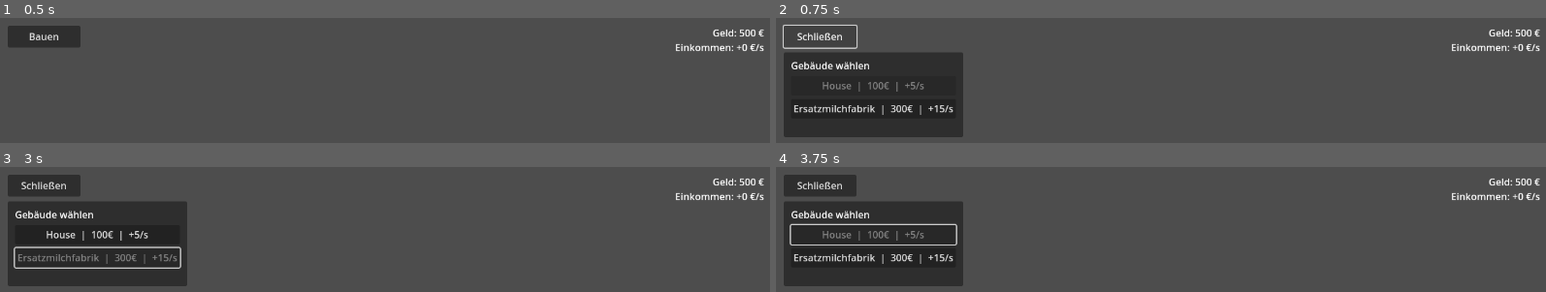
Above: before the commit, frames 1-4 (two rows, left to right).
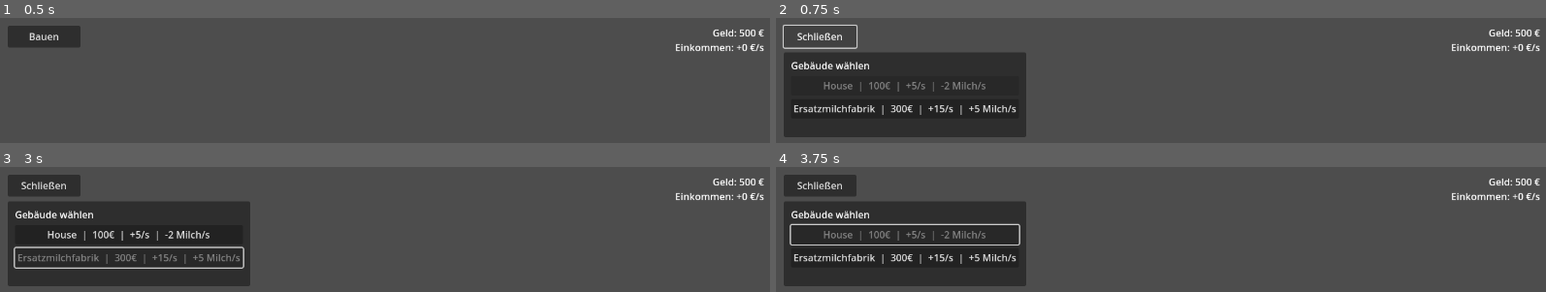
Above: after the commit, the same moments.

Repository: leonardwolf23-bot/vegangame
Game: Godot game, scene res://scenes/main.tscn
The game is run twice, just before and just after one commit, with the same random seed, the same clock (stepped at 60 frames per second) and the same inputs.
Inputs (mouse positions are in pixels of both pictures, inside the frame that each line leads up to):
- Up to frame 1 (0.5 s): no input
- Up to frame 2 (0.75 s): click "Bauen" at 0.5 s
- Up to frame 3 (3 s): click "Schließen" at 1.25 s; tap Enter at 2 s; move the mouse to (outside the picture) at 2.02 s; hold D 2.03-2.75 s; tap 1 at 2.1 s; click (outside the picture) at 2.17 s; click "Ersatzmilchfabrik | 300€ | +1…" at 2.75 s
- Up to frame 4 (3.75 s): click "House | 100€ | +5/s" (after the commit: "House | 100€ | +5/s | -2 Milc…") at 3.5 s

Frame 1 is identical in both runs. In frame 2, 5.8% of the frame differs, in the area x 6-33%, y 27-96%; in frame 3, 6.0%; in frame 4, 5.8%.
Error before the commit: Cannot call method 'get_source' on a null value. (res://scripts/building_placer.gd:101)
Error after the commit: Cannot call method 'get_source' on a null value. (res://scripts/building_placer.gd:107)

Commit message:
Add building sell refund and milk production system
Co-authored-by: leonardwolf23-bot <leonardwolf23-bot@users.noreply.github.com>

Diff:
--- a/scenes/build_menu_visual.tscn
+++ b/scenes/build_menu_visual.tscn
@@ -11,12 +11,13 @@
 button_fabrik = NodePath("Panel/Margin/VBox/FabrikBtn")
 money_label = NodePath("MoneyLabel")
 income_label = NodePath("IncomeLabel")
+milk_label = NodePath("MilkLabel")
 
 [node name="MoneyLabel" type="Label" parent="."]
 anchors_preset = 1
 anchor_left = 1.0
 anchor_right = 1.0
-offset_left = -220.0
+offset_left = -320.0
 offset_top = 16.0
 offset_right = -16.0
 offset_bottom = 40.0
@@ -28,12 +29,24 @@
 anchors_preset = 1
 anchor_left = 1.0
 anchor_right = 1.0
-offset_left = -220.0
+offset_left = -320.0
 offset_top = 40.0
 offset_right = -16.0
 offset_bottom = 64.0
 grow_horizontal = 0
 text = "Einkommen: +0 €/s"
+horizontal_alignment = 2
+
+[node name="MilkLabel" type="Label" parent="."]
+anchors_preset = 1
+anchor_left = 1.0
+anchor_right = 1.0
+offset_left = -320.0
+offset_top = 64.0
+offset_right = -16.0
+offset_bottom = 88.0
+grow_horizontal = 0
+text = "Milch: 0  |  +0 / -0 /s"
 horizontal_alignment = 2
 
 [node name="BuildToggleBtn" type="Button" parent="."]
@@ -47,8 +60,8 @@
 visible = false
 offset_left = 16.0
 offset_top = 60.0
-offset_right = 280.0
-offset_bottom = 200.0
+offset_right = 360.0
+offset_bottom = 220.0
 
 [node name="Margin" type="MarginContainer" parent="Panel"]
 layout_mode = 2
@@ -66,11 +79,11 @@
 text = "Gebäude wählen"
 
 [node name="HouseBtn" type="Button" parent="Panel/Margin/VBox"]
-custom_minimum_size = Vector2(240, 32)
+custom_minimum_size = Vector2(320, 32)
 layout_mode = 2
-text = "House  |  100€  |  +5/s"
+text = "House  |  100€  |  +5/s  |  -2 Milch/s"
 
 [node name="FabrikBtn" type="Button" parent="Panel/Margin/VBox"]
-custom_minimum_size = Vector2(240, 32)
+custom_minimum_size = Vector2(320, 32)
 layout_mode = 2
-text = "Ersatzmilchfabrik  |  300€  |  +15/s"
+text = "Ersatzmilchfabrik  |  300€  |  +15/s  |  +5 Milch/s"
--- a/scripts/autoload/building_catalog.gd
+++ b/scripts/autoload/building_catalog.gd
@@ -1,10 +1,6 @@
 extends Node
 ## Autoload: Zentrale Liste aller platzierbaren Gebäude.
 
-# Jedes Gebäude:
-#   name, source_id, atlas_coords, size, footprint, footprint_offset
-#   cost    → Baukosten in Euro
-#   income  → Einkommen pro Sekunde
 const BUILDINGS: Array[Dictionary] = [
 	{
 		"name": "House",
@@ -15,6 +11,9 @@
 		"footprint_offset": Vector2i(-1, -2),
 		"cost": 100,
 		"income": 5,
+		"produce_milk": 0.0,
+		"consume_milk": 2.0,
+		"income_needs_milk": true,
 	},
 	{
 		"name": "Ersatzmilchfabrik",
@@ -25,6 +24,9 @@
 		"footprint_offset": Vector2i(-1, -2),
 		"cost": 300,
 		"income": 15,
+		"produce_milk": 5.0,
+		"consume_milk": 0.0,
+		"income_needs_milk": false,
 	},
 ]
 
@@ -47,6 +49,18 @@
 	return int(building.get("income", 0))
 
 
+func get_produce_milk(building: Dictionary) -> float:
+	return float(building.get("produce_milk", 0.0))
+
+
+func get_consume_milk(building: Dictionary) -> float:
+	return float(building.get("consume_milk", 0.0))
+
+
+func income_needs_milk(building: Dictionary) -> bool:
+	return bool(building.get("income_needs_milk", false))
+
+
 func get_footprint(building: Dictionary) -> Vector2i:
 	if building.has("footprint"):
 		return building["footprint"]
@@ -65,4 +79,11 @@
 	var name_text: String = building.get("name", "Gebäude")
 	var cost: int = get_cost(building)
 	var income: int = get_income(building)
-	return "%s  |  %d€  |  +%d/s" % [name_text, cost, income]
+	var label := "%s  |  %d€  |  +%d/s" % [name_text, cost, income]
+	var produce: float = get_produce_milk(building)
+	var consume: float = get_consume_milk(building)
+	if produce > 0.0:
+		label += "  |  +%.0f Milch/s" % produce
+	if consume > 0.0:
+		label += "  |  -%.0f Milch/s" % consume
+	return label
--- a/scripts/autoload/game_state.gd
+++ b/scripts/autoload/game_state.gd
@@ -1,31 +1,68 @@
 extends Node
-## Autoload: Geld, Einkommen, Kosten.
-## Project Settings → Autoload → GameState
+## Autoload: Geld, Einkommen, Ersatzmilch-Produktion.
+
 
 signal money_changed(new_amount: int)
 signal income_changed(income_per_second: float)
+signal milk_changed(amount: float)
 
 const STARTING_MONEY: int = 500
 
 var money: int = STARTING_MONEY
-var _income_per_second: float = 0.0
+var milk: float = 0.0
+
+var _income_free: float = 0.0
+var _income_needs_milk: float = 0.0
+var _milk_production: float = 0.0
+var _milk_consumption: float = 0.0
 var _income_accumulator: float = 0.0
 
 
 func _ready() -> void:
 	money = STARTING_MONEY
 	money_changed.emit(money)
-	income_changed.emit(_income_per_second)
+	income_changed.emit(get_effective_income())
+	milk_changed.emit(milk)
 
 
 func _process(delta: float) -> void:
-	if _income_per_second <= 0.0:
+	_update_milk(delta)
+	_update_income(delta)
+
+
+func _update_milk(delta: float) -> void:
+	if _milk_production <= 0.0 and _milk_consumption <= 0.0:
 		return
-	_income_accumulator += _income_per_second * delta
+	var old_milk: float = milk
+	milk = maxf(0.0, milk + (_milk_production - _milk_consumption) * delta)
+	if not is_equal_approx(old_milk, milk):
+		milk_changed.emit(milk)
+		income_changed.emit(get_effective_income())
+
+
+func _update_income(delta: float) -> void:
+	var active_income: float = get_effective_income()
+	if active_income <= 0.0:
+		return
+	_income_accumulator += active_income * delta
 	if _income_accumulator >= 1.0:
 		var gain: int = int(_income_accumulator)
 		_income_accumulator -= float(gain)
 		add_money(gain)
+
+
+func get_effective_income() -> float:
+	if _houses_have_milk():
+		return _income_free + _income_needs_milk
+	return _income_free
+
+
+func _houses_have_milk() -> bool:
+	if _income_needs_milk <= 0.0:
+		return true
+	if _milk_consumption <= 0.0:
+		return true
+	return milk > 0.0 or _milk_production >= _milk_consumption
 
 
 func can_afford(cost: int) -> bool:
@@ -47,19 +84,54 @@
 	money_changed.emit(money)
 
 
-func add_building_income(income: int) -> void:
-	if income <= 0:
-		return
-	_income_per_second += float(income)
-	income_changed.emit(_income_per_second)
+func register_building_effects(building: Dictionary) -> void:
+	var income: int = BuildingCatalog.get_income(building)
+	if income > 0:
+		if BuildingCatalog.income_needs_milk(building):
+			_income_needs_milk += float(income)
+		else:
+			_income_free += float(income)
+		income_changed.emit(get_effective_income())
+
+	var produce: float = BuildingCatalog.get_produce_milk(building)
+	var consume: float = BuildingCatalog.get_consume_milk(building)
+	if produce > 0.0:
+		_milk_production += produce
+	if consume > 0.0:
+		_milk_consumption += consume
+	if produce > 0.0 or consume > 0.0:
+		milk_changed.emit(milk)
+		income_changed.emit(get_effective_income())
 
 
-func remove_building_income(income: int) -> void:
-	if income <= 0:
-		return
-	_income_per_second = maxf(0.0, _income_per_second - float(income))
-	income_changed.emit(_income_per_second)
+func unregister_building_effects(data: Dictionary) -> void:
+	var income: int = int(data.get("income", 0))
+	var needs_milk: bool = bool(data.get("income_needs_milk", false))
+	if income > 0:
+		if needs_milk:
+			_income_needs_milk = maxf(0.0, _income_needs_milk - float(income))
+		else:
+			_income_free = maxf(0.0, _income_free - float(income))
+		income_changed.emit(get_effective_income())
+
+	var produce: float = float(data.get("produce_milk", 0.0))
+	var consume: float = float(data.get("consume_milk", 0.0))
+	if produce > 0.0:
+		_milk_production = maxf(0.0, _milk_production - produce)
+	if consume > 0.0:
+		_milk_consumption = maxf(0.0, _milk_consumption - consume)
+	if produce > 0.0 or consume > 0.0:
+		milk_changed.emit(milk)
+		income_changed.emit(get_effective_income())
 
 
 func get_income_per_second() -> float:
-	return _income_per_second
+	return get_effective_income()
+
+
+func get_milk_production() -> float:
+	return _milk_production
+
+
+func get_milk_consumption() -> float:
+	return _milk_consumption
--- a/scripts/building_menu.gd
+++ b/scripts/building_menu.gd
@@ -10,6 +10,7 @@
 var _toggle_btn: Button
 var _money_label: Label
 var _income_label: Label
+var _milk_label: Label
 var _menu_open: bool = false
 
 
--- a/scripts/building_menu_ui.gd
+++ b/scripts/building_menu_ui.gd
@@ -1,5 +1,5 @@
 extends CanvasLayer
-## Bau-Menü + Geld-Anzeige für im Editor gebaute UI.
+## Bau-Menü + Geld- und Milch-Anzeige.
 
 
 @export var building_placer_path: NodePath = NodePath("../BuildingPlacer")
@@ -9,6 +9,7 @@
 @export var button_fabrik: Button
 @export var money_label: Label
 @export var income_label: Label
+@export var milk_label: Label
 
 var _placer: Node2D
 var _menu_open: bool = false
@@ -31,6 +32,7 @@
 
 	GameState.money_changed.connect(_on_money_changed)
 	GameState.income_changed.connect(_on_income_changed)
+	GameState.milk_changed.connect(_on_milk_changed)
 	_refresh_money_ui()
 	_refresh_building_buttons()
 
@@ -56,9 +58,14 @@
 
 func _on_money_changed(_new_amount: int) -> void:
 	_refresh_money_ui()
+	_refresh_building_buttons()
 
 
 func _on_income_changed(_income: float) -> void:
+	_refresh_money_ui()
+
+
+func _on_milk_changed(_amount: float) -> void:
 	_refresh_money_ui()
 
 
@@ -67,6 +74,15 @@
 		money_label.text = "Geld: %d €" % GameState.money
 	if income_label:
 		income_label.text = "Einkommen: +%d €/s" % int(GameState.get_income_per_second())
+	if milk_label:
+		var net_milk: float = GameState.get_milk_production() - GameState.get_milk_consumption()
+		milk_label.text = "Milch: %d  |  +%.0f / -%.0f /s" % [
+			int(GameState.milk),
+			GameState.get_milk_production(),
+			GameState.get_milk_consumption(),
+		]
+		if net_milk < 0.0 and GameState.milk <= 0.0:
+			milk_label.text += "  (Häuser ohne Milch!)"
 
 
 func _refresh_building_buttons() -> void:
--- a/scripts/building_placer.gd
+++ b/scripts/building_placer.gd
@@ -8,6 +8,7 @@
 
 @export_group("Spiel")
 @export var selected_building_index: int = 0
+@export_range(0.0, 1.0, 0.05) var sell_refund_factor: float = 0.5
 
 @export_group("Ghost-Vorschau")
 ## Verschiebt die Vorschau in Kachel-Einheiten (Bruchteile möglich, z.B. 0.5)
@@ -55,7 +56,14 @@
 
 
 func _unhandled_input(event: InputEvent) -> void:
-	if not _grid or not _build_mode_active:
+	if not _grid:
+		return
+
+	if event is InputEventMouseButton and event.pressed and event.button_index == MOUSE_BUTTON_RIGHT:
+		_sell_building(_get_placement_tile())
+		return
+
+	if not _build_mode_active:
 		return
 
 	if event is InputEventKey and event.pressed and not event.echo:
@@ -64,11 +72,9 @@
 			selected_building_index = key_num
 
 	if event is InputEventMouseButton and event.pressed:
-		var tile := _get_placement_tile()
+		var tile: Vector2i = _get_placement_tile()
 		if event.button_index == MOUSE_BUTTON_LEFT:
 			_place_building(tile)
-		elif event.button_index == MOUSE_BUTTON_RIGHT:
-			_remove_building(tile)
 
 
 func _get_placement_tile() -> Vector2i:
@@ -130,13 +136,20 @@
 				layer.set_cell(cell, building["source_id"], building["atlas_coords"])
 
 	_grid.register_building(origin, building)
-	GameState.add_building_income(BuildingCatalog.get_income(building))
+	GameState.register_building_effects(building)
 
 
-func _remove_building(tile: Vector2i) -> void:
-	var income: int = _grid.remove_building_at(tile)
-	if income > 0:
-		GameState.remove_building_income(income)
+func _sell_building(tile: Vector2i) -> void:
+	var data: Dictionary = _grid.remove_building_at(tile)
+	if data.is_empty():
+		return
+
+	GameState.unregister_building_effects(data)
+
+	var cost: int = int(data.get("cost", 0))
+	var refund: int = int(cost * sell_refund_factor)
+	if refund > 0:
+		GameState.add_money(refund)
 
 
 func _get_ghost_offset() -> Vector2:
--- a/scripts/grid_manager.gd
+++ b/scripts/grid_manager.gd
@@ -6,9 +6,7 @@
 @export var ground_layer: TileMapLayer
 @export var building_layer: TileMapLayer
 
-# Anker-Kachel → gespeicherte Footprint-Daten
 var _placed: Dictionary = {}
-# Jede belegte Kachel → Anker-Kachel des Gebäudes
 var _cell_owner: Dictionary = {}
 
 
@@ -63,7 +61,11 @@
 	_placed[anchor] = {
 		"footprint": footprint,
 		"foot_origin": foot_origin,
+		"cost": BuildingCatalog.get_cost(building),
 		"income": BuildingCatalog.get_income(building),
+		"produce_milk": BuildingCatalog.get_produce_milk(building),
+		"consume_milk": BuildingCatalog.get_consume_milk(building),
+		"income_needs_milk": BuildingCatalog.income_needs_milk(building),
 	}
 
 	for x in range(footprint.x):
@@ -71,22 +73,21 @@
 			_cell_owner[foot_origin + Vector2i(x, y)] = anchor
 
 
-func remove_building_at(tile: Vector2i) -> int:
+func remove_building_at(tile: Vector2i) -> Dictionary:
 	var anchor: Vector2i = _cell_owner.get(tile, Vector2i(-999999, -999999))
 	if anchor == Vector2i(-999999, -999999):
 		if not building_layer or building_layer.get_cell_source_id(tile) == -1:
-			return 0
+			return {}
 		building_layer.erase_cell(tile)
-		return 0
+		return {}
 
-	var data: Dictionary = _placed[anchor]
+	var data: Dictionary = _placed[anchor].duplicate()
 	var footprint: Vector2i = data["footprint"]
 	var foot_origin: Vector2i = data["foot_origin"]
-	var income: int = int(data.get("income", 0))
 
 	for x in range(footprint.x):
 		for y in range(footprint.y):
 			_cell_owner.erase(foot_origin + Vector2i(x, y))
 	_placed.erase(anchor)
 	building_layer.erase_cell(anchor)
-	return income
+	return data
